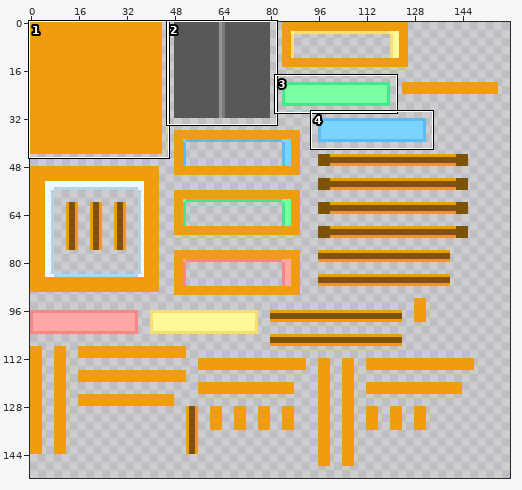
Sprite sheet -- QB-10_Ammobox.png. Above, an overview of the earlier version with the close-up marked.
Close-up. As it was:
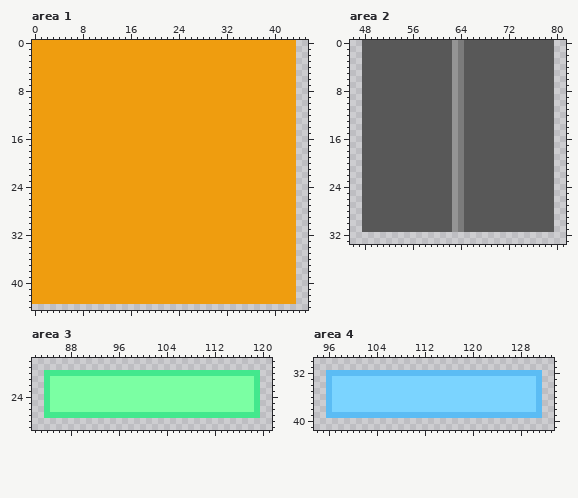
The file is 256x256 pixels. Colours within 5 levels of each other are drawn and written as one. Shown: area 1: x 0..45, y 0..44; area 2: x 46..81, y 0..33; area 3: x 82..121, y 18..29; area 4: x 94..133, y 30..41. The wide view leaves out empty margins. The commit also changed other parts of the picture, which this record leaves out.
After the commit:
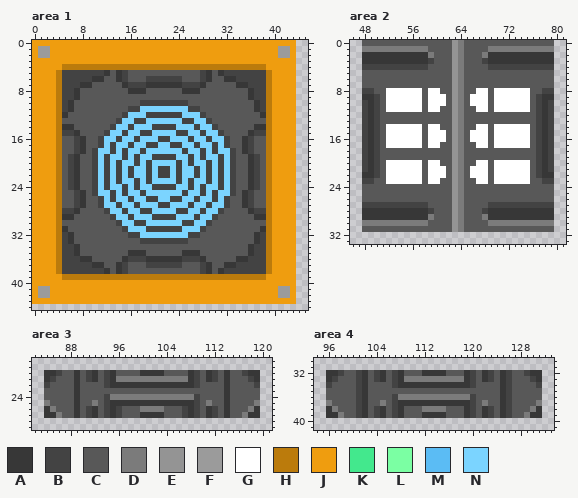
Palette (. is transparent): A #373737  B #434343  C #585858  D #7b7b7b  E #949494  F #9b9b9b  G #ffffff  H #bb7b0c  J #ef9d0f  K #43e88d  L #7bffa3  M #5bbcf4  N #7bd4ff
Change:
Changed rows in their new state; - is an unchanged pixel.
Area 1:
first column x 1:
 1 FF--------------------------------------FF
 2 FF--------------------------------------FF
 4 ----HHHHHHHHHHHHHHHHHHHHHHHHHHHHHHHHHH----
 5 ---HBBBBBBBACABCCCCCCCCCCCCBACABBBBBBBH---
 6 ---HBBBBBAACCABCCCBBBBBBCCCBACCAABBBBBH---
 7 ---HBBBAACCCCCABBBAAAAAABBBACCCCCAABBBH---
 8 ---HBBACCCCCCCCAAACCCCCCAAACCCCCCCCABBH---
 9 ---HBBACCCCCCCCCCCCCCCCCCCCCCCCCCCCABBH---
10 ---HBACCCCCCCCCCCBBBBBBBBCCCCCCCCCCCABH---
11 ---HBACCCCCCCCCBBNNNNNNNNBBCCCCCCCCCABH---
12 ---HACCCCCCCCCBNNNBBBBBBNNNBCCCCCCCCCAH---
13 ---HCCCCCCCCCBNNBBNNNNNNBBNNBCCCCCCCCCH---
14 ---HAACCCCCCBNNBNNNBBBBNNNBNNBCCCCCCAAH---
15 ---HBBACCCCBNNBNNBBNNNNBBNNBNNBCCCCABBH---
16 ---HCCBACCBNNBNNBNNNBBNNNBNNBNNBCCABCCH---
17 ---HCCBACCBNBNNBNNBBNNBBNNBNNBNBCCABCCH---
18 ---HCCBACBNNBNBNNBNNNNNNBNNBNBNNBCABCCH---
19 ---HCBACCBNBNNBNBNNBBBBNNBNBNNBNBCCABCH---
20 ---HCBACCBNBNBNNBNBNNNNBNBNNBNBNBCCABCH---
21 ---HCBACCBNBNBNBNNBNBBNBNNBNBNBNBCCABCH---
22 ---HCBACCBNBNBNBNNBNBBNBNNBNBNBNBCCABCH---
23 ---HCBACCBNBNBNNBNBNNNNBNBNNBNBNBCCABCH---
24 ---HCBACCBNBNNBNBNNBBBBNNBNBNNBNBCCABCH---
25 ---HCCBACBNNBNBNNBNNNNNNBNNBNBNNBCABCCH---
26 ---HCCBACCBNBNNBNNBBNNBBNNBNNBNBCCABCCH---
27 ---HCCBACCBNNBNNBNNNBBNNNBNNBNNBCCABCCH---
28 ---HBBACCCCBNNBNNBBNNNNBBNNBNNBCCCCABBH---
29 ---HAACCCCCCBNNBNNNBBBBNNNBNNBCCCCCCAAH---
30 ---HCCCCCCCCCBNNBBNNNNNNBBNNBCCCCCCCCCH---
31 ---HACCCCCCCCCBNNNBBBBBBNNNBCCCCCCCCCAH---
32 ---HBACCCCCCCCCBBNNNNNNNNBBCCCCCCCCCABH---
33 ---HBACCCCCCCCCCCBBBBBBBBCCCCCCCCCCCABH---
34 ---HBBACCCCCCCCCCCCCCCCCCCCCCCCCCCCABBH---
35 ---HBBACCCCCCCCAAACCCCCCAAACCCCCCCCABBH---
36 ---HBBBAACCCCCABBBAAAAAABBBACCCCCAABBBH---
37 ---HBBBBBAACCABCCCBBBBBBCCCBACCAABBBBBH---
38 ---HBBBBBBBACABCCCCCCCCCCCCBACABBBBBBBH---
39 ----HHHHHHHHHHHHHHHHHHHHHHHHHHHHHHHHHH----
41 FF--------------------------------------FF
42 FF--------------------------------------FF
Area 2:
first column x 48:
 1 DDDDDDDDDDD----------DDDDDDDDDDD
 2 AAAAAAAAAAAD--------DAAAAAAAAAAA
 3 AAAAAAAAAAAB--------BAAAAAAAAAAA
 4 BBBBBBBBBBB----------BBBBBBBBBBB
first column x 48:
 8 BB--GGGGGG-GG------GG-GGGGGG--BB
 9 AAB-GGGGGG-GGG----GGG-GGGGGG-BAA
10 BAB-GGGGGG-GGG----GGG-GGGGGG-BAB
11 BAB-GGGGGG-GG------GG-GGGGGG-BAB
12 BAB--------------------------BAB
13 BAB--------------------------BAB
14 BAB-GGGGGG-GG------GG-GGGGGG-BAB
15 BAB-GGGGGG-GGG----GGG-GGGGGG-BAB
16 BAB-GGGGGG-GGG----GGG-GGGGGG-BAB
17 BAB-GGGGGG-GG------GG-GGGGGG-BAB
18 BAB--------------------------BAB
19 BAB--------------------------BAB
20 BAB-GGGGGG-GG------GG-GGGGGG-BAB
21 BAB-GGGGGG-GGG----GGG-GGGGGG-BAB
22 AAB-GGGGGG-GGG----GGG-GGGGGG-BAA
23 BB--GGGGGG-GG------GG-GGGGGG--BB
first column x 48:
27 BBBBBBBBBBB----------BBBBBBBBBBB
28 AAAAAAAAAAAB--------BAAAAAAAAAAA
29 AAAAAAAAAAAD--------DAAAAAAAAAAA
30 DDDDDDDDDDD----------DDDDDDDDDDD
Area 3:
first column x 84:
20 AABCCACBACBACCCCAAAACCCCABCABCACCBAA
21 ABCCCACBACBADDDDDDDDDDDDABCABCACCCBA
22 BCCCCACCCCBAAAAAAAAAAAAAABCCCCACCCCB
23 CCCCCACCCCCCCCCCCCCCCCCCCCCCCCACCCCC
24 CCCCCACCCCBDDDDDDDDDDDDDDBCCCCACCCCC
25 DCCCCACCDCBAAAAAAAAAAAAAABCDCCACCCCD
26 ADCCCACBACBABCCCDDDDCCCBABCABCACCCDA
27 AADCCACBACBABCCCAAAACCCBABCABCACCDAA
Area 4:
first column x 96:
32 AABCCBACBACBACCCAAAACCCABCABCABCCBAA
33 ABCCCBACBACBADDDDDDDDDDABCABCABCCCBA
34 BCCCCBACCCCBAAAAAAAAAAAABCCCCABCCCCB
35 CCCCCBACCCCCCCCCCCCCCCCCCCCCCABCCCCC
36 CCCCCBACCCCBDDDDDDDDDDDDBCCCCABCCCCC
37 DCCCCBACCDCBAAAAAAAAAAAABCDCCABCCCCD
38 ADCCCBACBACBACCCDDDDCCCABCABCABCCCDA
39 AADCCBACBACBACCCAAAACCCABCABCABCCDAA
Pixel boxes of the changes (left, top, right, bottom) in both close-ups:
changed: (38, 46, 290, 298)
changed: (362, 46, 554, 184)
changed: (362, 202, 434, 226)
changed: (482, 202, 554, 226)
changed: (44, 370, 260, 418)
changed: (326, 370, 542, 418)
